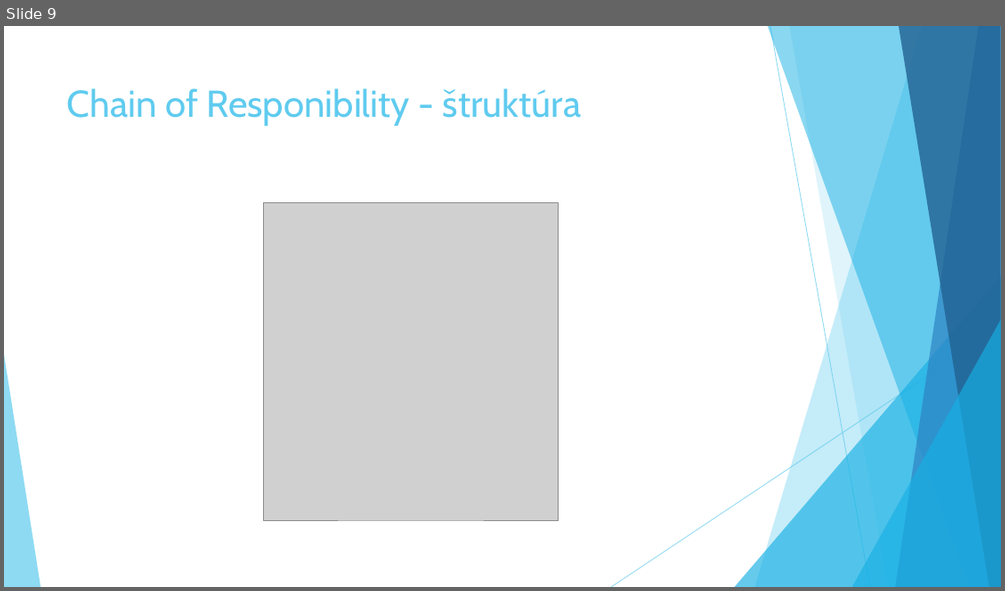
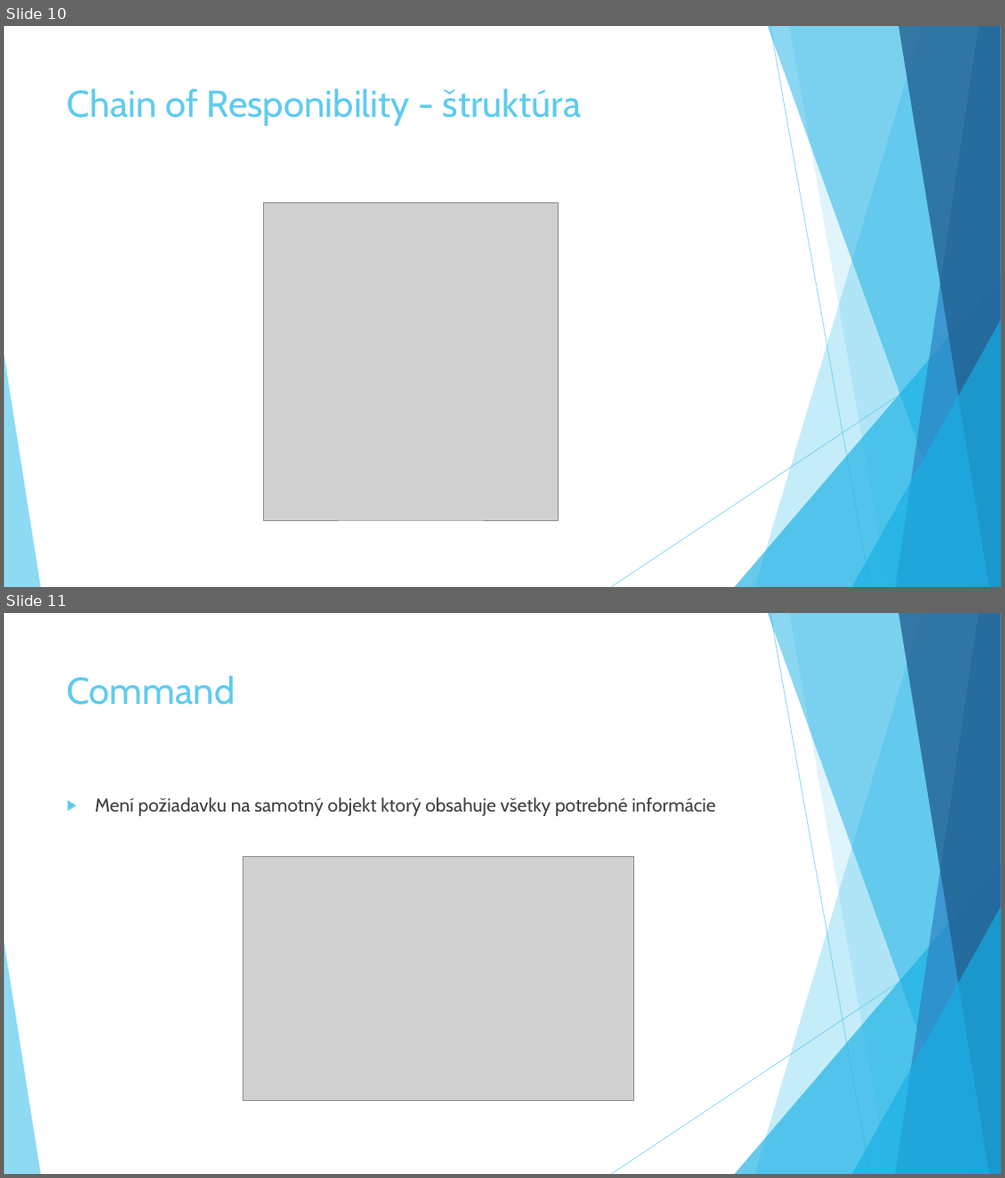
Before and after one commit to Rokulus/ASOS_prezentacia3, a slide deck: Behavioral_Design_Patterns.pptx. Shown one above the other, each under a label of ours: slide 9 before the commit, slides 10 and 11 after it. The pictures are 1005x591 and 1005x1178 pixels, drawn with LibreOffice and Linux fonts; fonts in the diff are those of the drawing; grey boxes stand for pictures. Boxes give left, top, right and bottom in pixels: in the first picture for what was removed or moved away, otherwise in the second. Text is boxed around its words. In the diff, an @@ line names an element or a change of style, - is before the commit and + after.

Commit message:
Added Design Pattern, Iterator, Interpreter, Command to presentation

```diff
--- a/Behavioral_Design_Patterns.pptx
+++ b/Behavioral_Design_Patterns.pptx
@@ slide 11 added at (x1=4, y1=613, x2=1001, y2=1174), background #FFFFFF; not listed: 10 template elements that a slide beside it also shows @@
@@ title added at (x1=67, y1=675, x2=235, y2=705), 36 pt, text #5FCBEF @@
+Command
@@ text added at (x1=95, y1=797, x2=715, y2=816), 18 pt, text #404040 @@
+▶ Mení požiadavku na samotný objekt ktorý obsahuje všetky potrebné informácie
@@ picture added at (x1=243, y1=856, x2=633, y2=1101) @@
@@ what was slide 9 is now slide 10 @@
```
Also in this commit, not shown: 1 slide changed, 13 other slides added.
